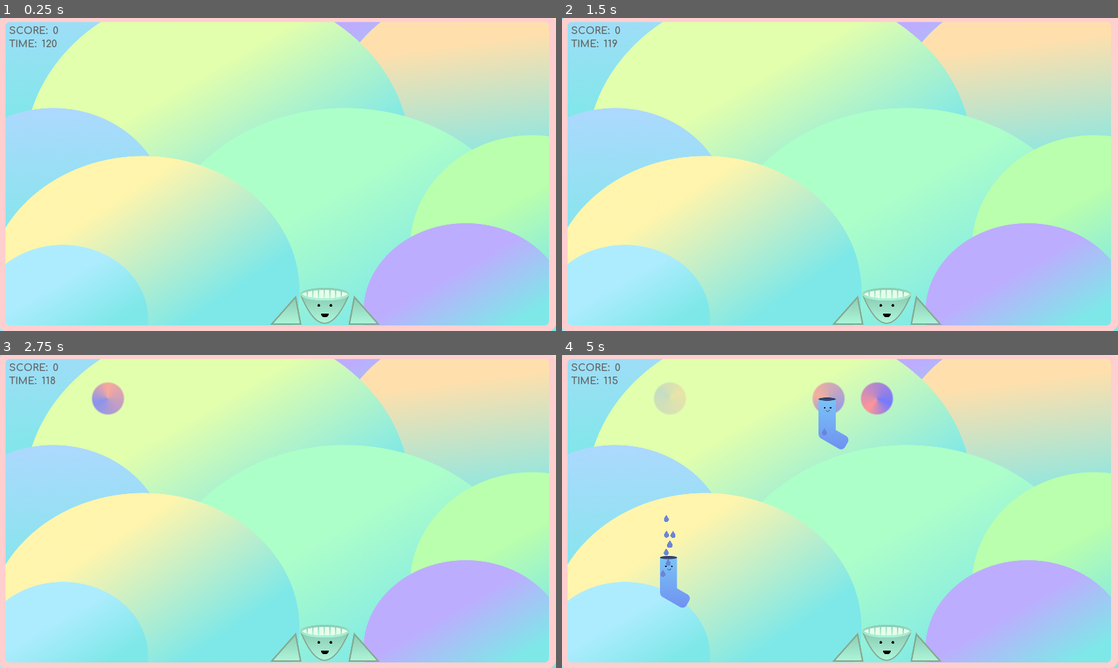
Above: before the commit, frames 1-4 (two rows, left to right).
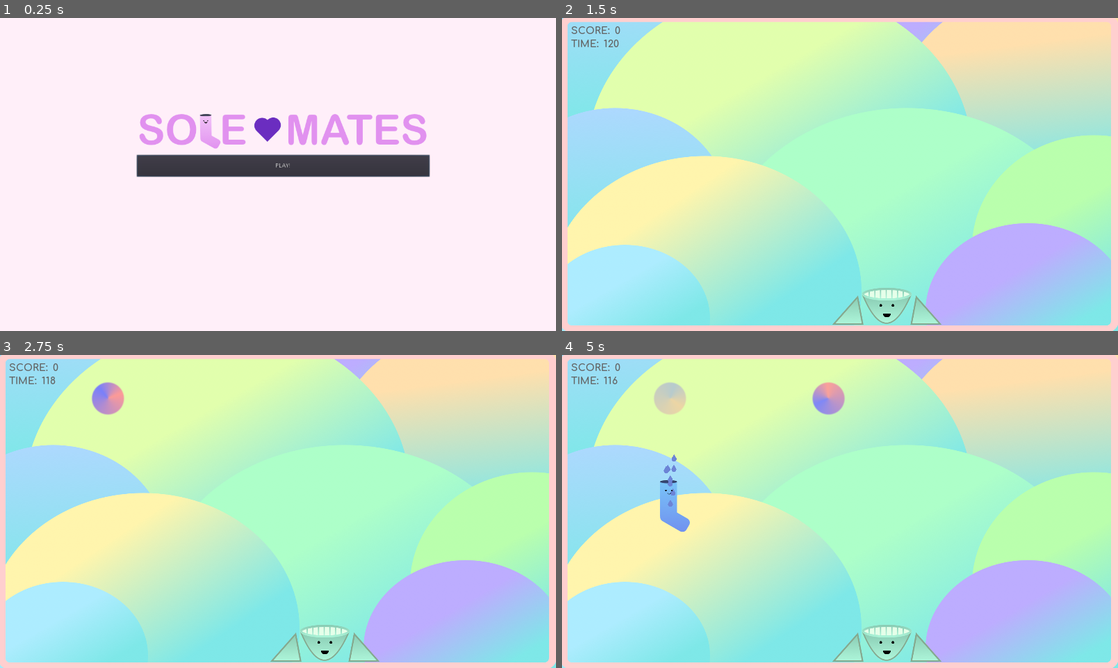
Above: after the commit, the same moments.

Repository: Dexterminator/solemates
Game: Godot game, scene res://Scenes/MainMenu/MainMenu.tscn
The game is run twice, just before and just after one commit, with the same random seed, the same clock (stepped at 60 frames per second) and the same inputs. Before the commit the project starts from res://Scenes/Main/Main.tscn.
Inputs (mouse positions are in pixels of both pictures, inside the frame that each line leads up to):
- Up to frame 1 (0.25 s): no input
- Up to frame 2 (1.5 s): click (845, 165) at 0.5 s, where only the run after the commit has a clickable "PLAY!"; tap Enter at 1.25 s
- Up to frame 3 (2.75 s): no input
- Up to frame 4 (5 s): no input

The runs differ from the first frame. In frame 1, 100% of the frame differs, in the area x 0-100%, y 0-100%; in frame 2, less than 0.1%; in frame 3, 0.3%; in frame 4, 2.6%.

Commit message:
Add game over

Diff:
--- /dev/null
+++ b/Scenes/GameOver/GameOver.tscn
@@ -0,0 +1,110 @@
+[gd_scene load_steps=8 format=2]
+
+[ext_resource path="res://Assets/Comfortaa-Bold.ttf" type="DynamicFontData" id=1]
+
+[sub_resource type="DynamicFont" id=1]
+size = 50
+font_data = ExtResource( 1 )
+
+[sub_resource type="Theme" id=2]
+default_font = SubResource( 1 )
+
+[sub_resource type="DynamicFont" id=3]
+size = 70
+font_data = ExtResource( 1 )
+
+[sub_resource type="DynamicFont" id=4]
+size = 70
+font_data = ExtResource( 1 )
+
+[sub_resource type="DynamicFont" id=5]
+size = 70
+font_data = ExtResource( 1 )
+
+[sub_resource type="DynamicFont" id=6]
+size = 28
+font_data = ExtResource( 1 )
+
+[node name="GameOver" type="Node2D"]
+
+[node name="ColorRect" type="ColorRect" parent="."]
+margin_right = 1280.0
+margin_bottom = 720.0
+color = Color( 1, 0.941176, 0.980392, 1 )
+__meta__ = {
+"_edit_use_anchors_": false
+}
+
+[node name="MarginContainer" type="MarginContainer" parent="."]
+anchor_left = 0.5
+anchor_top = 0.5
+anchor_right = 0.5
+anchor_bottom = 0.5
+margin_left = 0.780518
+margin_top = 274.632
+margin_right = 1280.78
+margin_bottom = 414.632
+theme = SubResource( 2 )
+__meta__ = {
+"_edit_use_anchors_": false
+}
+
+[node name="VBoxContainer" type="VBoxContainer" parent="MarginContainer"]
+margin_right = 1280.0
+margin_bottom = 201.0
+
+[node name="HBoxContainer" type="HBoxContainer" parent="MarginContainer/VBoxContainer"]
+margin_right = 1280.0
+margin_bottom = 57.0
+alignment = 1
+
+[node name="Label" type="Label" parent="MarginContainer/VBoxContainer/HBoxContainer"]
+margin_left = 390.0
+margin_right = 889.0
+margin_bottom = 57.0
+custom_colors/font_color = Color( 0.305882, 0.305882, 0.305882, 1 )
+text = "Game Over, buddy."
+
+[node name="HBoxContainer2" type="HBoxContainer" parent="MarginContainer/VBoxContainer"]
+margin_top = 61.0
+margin_right = 1280.0
+margin_bottom = 140.0
+alignment = 1
+
+[node name="Label2" type="Label" parent="MarginContainer/VBoxContainer/HBoxContainer2"]
+margin_left = 173.0
+margin_right = 610.0
+margin_bottom = 79.0
+custom_fonts/font = SubResource( 3 )
+custom_colors/font_color = Color( 0.305882, 0.305882, 0.305882, 1 )
+text = "You scored "
+
+[node name="ScoreLabel" type="Label" parent="MarginContainer/VBoxContainer/HBoxContainer2"]
+margin_left = 614.0
+margin_right = 831.0
+margin_bottom = 79.0
+custom_fonts/font = SubResource( 4 )
+custom_colors/font_color = Color( 1, 0.552941, 0.552941, 1 )
+text = "112000"
+
+[node name="Label" type="Label" parent="MarginContainer/VBoxContainer/HBoxContainer2"]
+margin_left = 835.0
+margin_right = 1107.0
+margin_bottom = 79.0
+custom_fonts/font = SubResource( 5 )
+custom_colors/font_color = Color( 0.305882, 0.305882, 0.305882, 1 )
+text = " points!"
+
+[node name="HBoxContainer3" type="HBoxContainer" parent="MarginContainer/VBoxContainer"]
+margin_top = 144.0
+margin_right = 1280.0
+margin_bottom = 176.0
+alignment = 1
+
+[node name="PunLabel" type="Label" parent="MarginContainer/VBoxContainer/HBoxContainer3"]
+margin_left = 480.0
+margin_right = 800.0
+margin_bottom = 32.0
+custom_fonts/font = SubResource( 6 )
+custom_colors/font_color = Color( 0.305882, 0.305882, 0.305882, 1 )
+text = "Get rich or die drying."
--- /dev/null
+++ b/Scenes/MainMenu/MainMenu.gd
@@ -0,0 +1,9 @@
+extends Node2D
+
+onready var start_button = $Menu/VBoxContainer2/StartButton
+
+func _ready():
+	start_button.grab_focus()
+
+func _on_StartButton_pressed():
+	get_tree().change_scene("res://Scenes/Main/Main.tscn")
--- a/Scenes/MainMenu/MainMenu.tscn
+++ b/Scenes/MainMenu/MainMenu.tscn
@@ -1,8 +1,10 @@
-[gd_scene load_steps=2 format=2]
+[gd_scene load_steps=3 format=2]
 
 [ext_resource path="res://Assets/title.png" type="Texture" id=1]
+[ext_resource path="res://Scenes/MainMenu/MainMenu.gd" type="Script" id=2]
 
-[node name="MarginContainer" type="Node2D"]
+[node name="MainMenu" type="Node2D"]
+script = ExtResource( 2 )
 
 [node name="ColorRect" type="ColorRect" parent="."]
 margin_right = 1280.0
@@ -12,7 +14,7 @@
 "_edit_use_anchors_": false
 }
 
-[node name="MainMenu" type="MarginContainer" parent="."]
+[node name="Menu" type="MarginContainer" parent="."]
 margin_left = 314.627
 margin_top = 200.545
 margin_right = 988.627
@@ -21,11 +23,19 @@
 "_edit_use_anchors_": false
 }
 
-[node name="VBoxContainer2" type="VBoxContainer" parent="MainMenu"]
+[node name="VBoxContainer2" type="VBoxContainer" parent="Menu"]
 margin_right = 674.0
-margin_bottom = 110.0
+margin_bottom = 164.0
 
-[node name="TextureRect" type="TextureRect" parent="MainMenu/VBoxContainer2"]
+[node name="TextureRect" type="TextureRect" parent="Menu/VBoxContainer2"]
 margin_right = 674.0
 margin_bottom = 110.0
 texture = ExtResource( 1 )
+
+[node name="StartButton" type="Button" parent="Menu/VBoxContainer2"]
+margin_top = 114.0
+margin_right = 674.0
+margin_bottom = 164.0
+rect_min_size = Vector2( 0, 50 )
+text = "PLAY!"
+[connection signal="pressed" from="Menu/VBoxContainer2/StartButton" to="." method="_on_StartButton_pressed"]
--- a/project.godot
+++ b/project.godot
@@ -16,7 +16,7 @@
 [application]
 
 config/name="solemates"
-run/main_scene="res://Scenes/Main/Main.tscn"
+run/main_scene="res://Scenes/MainMenu/MainMenu.tscn"
 
 [display]
 
